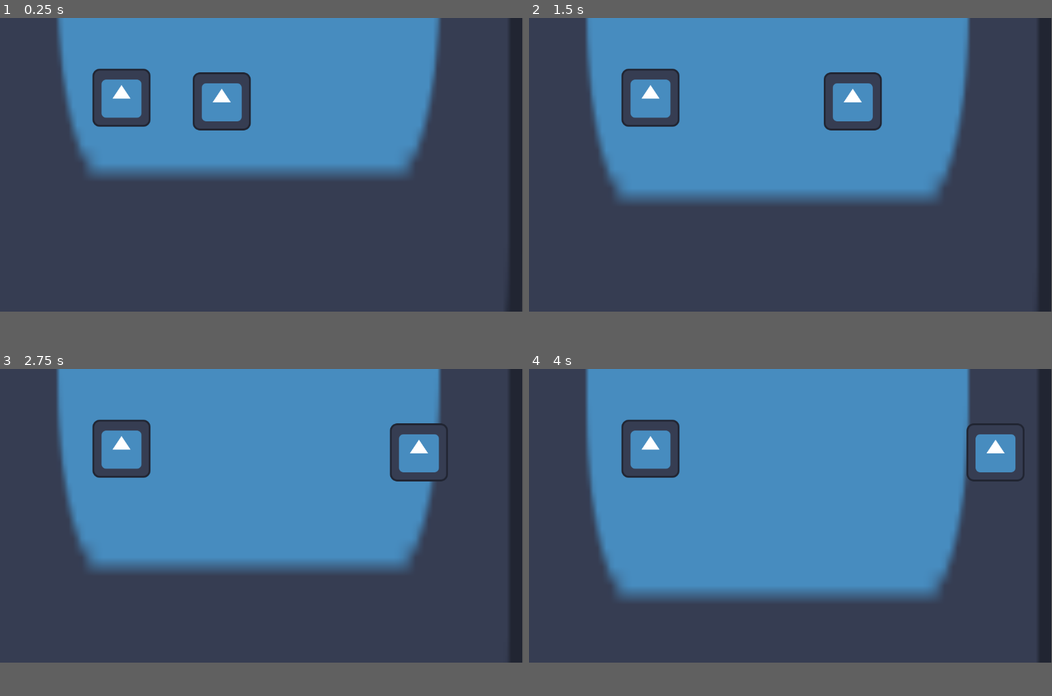
Above: before the commit, frames 1-4 (two rows, left to right).
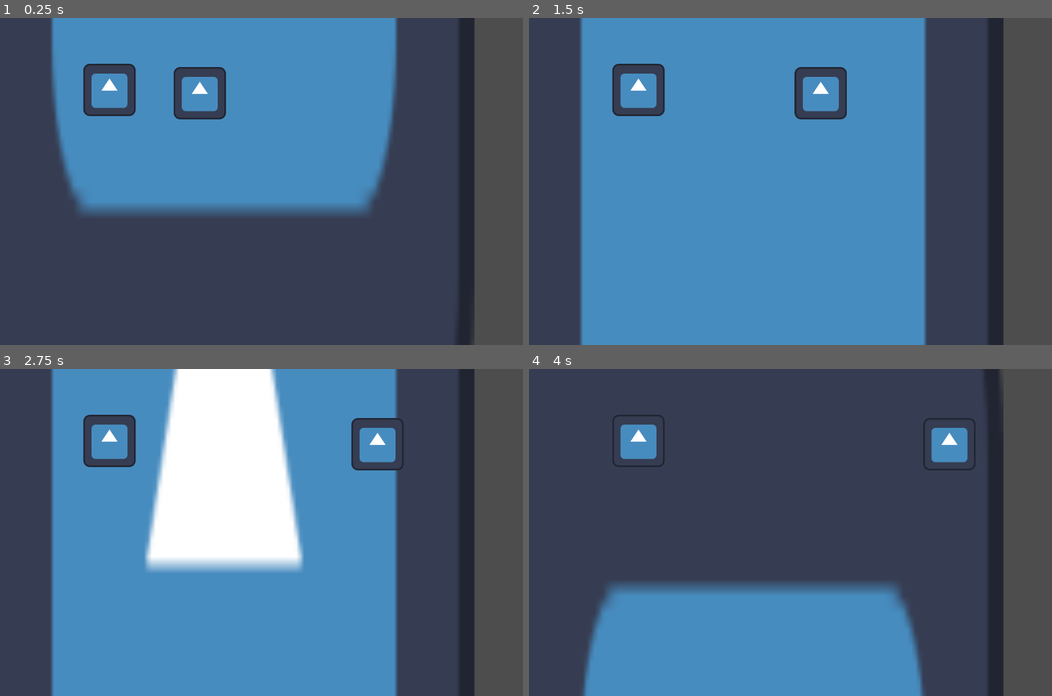
Above: after the commit, the same moments.

Repository: MathiasBenoni/urban-engine
Game: Godot game, scene res://scenes/main.tscn
Same seed, same stepped clock (60 frames per second), same inputs: the game is played once before the commit and once after it. The engine's default icon, where the game draws it, is replaced by a stand-in: a white triangle on a blue panel in a dark square.
Inputs:
- Up to frame 1 (0.25 s): no input
- Up to frame 2 (1.5 s): hold Right (ui_right) 0.53-1.28 s; hold Space (brake) from 1.28 s (still down)
- Up to frame 3 (2.75 s): tap Enter at 2 s; release Space (brake) at 2.03 s; hold Right (ui_right) from 2.03 s (still down)
- Up to frame 4 (4 s): release Right (ui_right) at 3.53 s; hold Left (ui_left) from 3.53 s (still down)
The window is 799x449 before the commit and 800x500 after it. Grey fills any space a smaller window leaves; there, only what the larger window draws over its background counts as a difference.

The runs differ from the first frame. In frame 1, 23% of the frame differs, in the area x 9-100%, y 0-100%; in frame 2, 42%; in frame 3, 53%; in frame 4, 69%, in the area x 0-100%, y 0-100%.

Commit message:
Added global speed

Diff:
--- a/project.godot
+++ b/project.godot
@@ -15,6 +15,12 @@
 config/features=PackedStringArray("4.5", "Forward Plus")
 config/icon="res://icon.svg"
 
+[display]
+
+window/size/viewport_width=1280
+window/size/viewport_height=800
+window/stretch/mode="viewport"
+
 [input]
 
 brake={
--- a/scenes/main.tscn
+++ b/scenes/main.tscn
@@ -1,6 +1,6 @@
 [gd_scene load_steps=5 format=3 uid="uid://dt7tmqrk6vt"]
 
-[ext_resource type="Script" uid="uid://bfr0ac0m4h11" path="res://scenes/main.gd" id="1_jyhfs"]
+[ext_resource type="Script" uid="uid://bfr0ac0m4h11" path="res://scripts/main.gd" id="1_jyhfs"]
 [ext_resource type="Texture2D" uid="uid://csdjyvtp2x2ij" path="res://icon.svg" id="1_o5qli"]
 [ext_resource type="PackedScene" uid="uid://bs2hucd20aekb" path="res://scenes/car.tscn" id="2_sugp2"]
 [ext_resource type="PackedScene" uid="uid://cbcw40y62pg6x" path="res://scenes/player.tscn" id="3_jyhfs"]
--- a/scenes/main.gd
+++ b/scripts/main.gd
@@ -1,10 +1,9 @@
 extends Node2D
 
+var main_speed := 10.0
 
 @onready var map := $Sprite2D
-
 @export var stepper := 50.0
-
 
 var brake = false
 
@@ -17,14 +16,20 @@
 # Called every frame. 'delta' is the elapsed time since the previous frame.
 func _process(delta: float) -> void:
 
+	print(main_speed)
+
+	if brake == true:
+		map.position.y += stepper * delta * 0.2 * main_speed
+
+		if main_speed >= 1:
+			main_speed -= 10 * delta
+	else:
+
+		main_speed += 10 * delta
 
 
-	if brake == true:
-		map.position.y += stepper * delta * 0.2
-	else:
-		map.position.y += stepper * delta
+		map.position.y += stepper * main_speed * delta
 	if Input.is_action_pressed("brake"):
 		brake = true
-		print("BRAKE")
 	else:
 		brake = false
Renamed: scenes/main.gd.uid -> scripts/main.gd.uid
